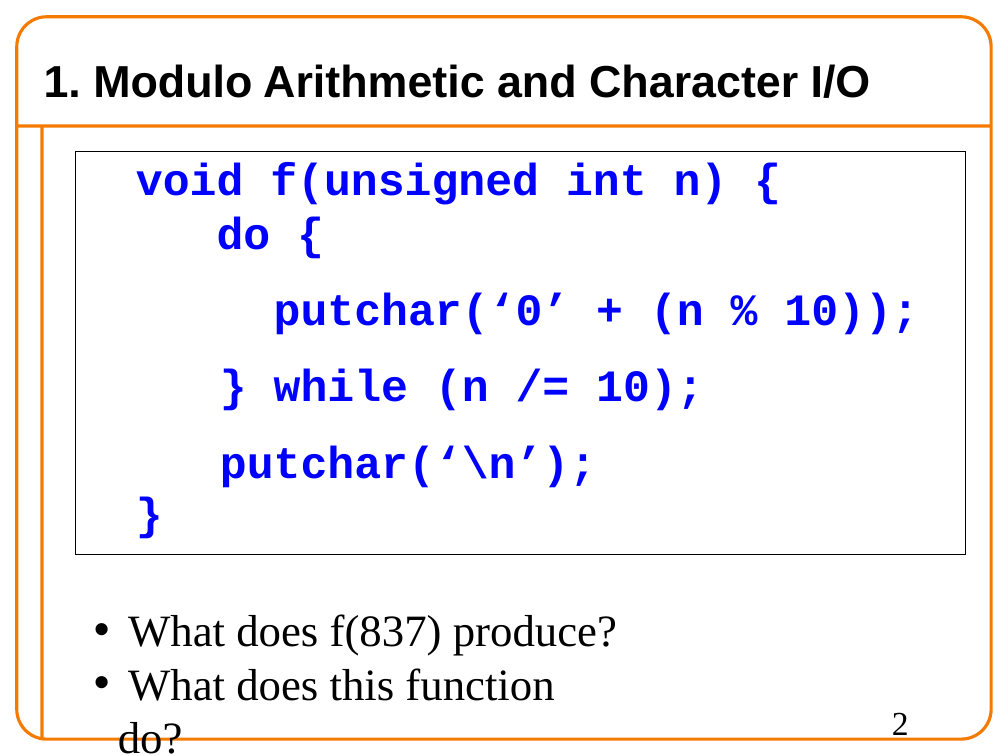
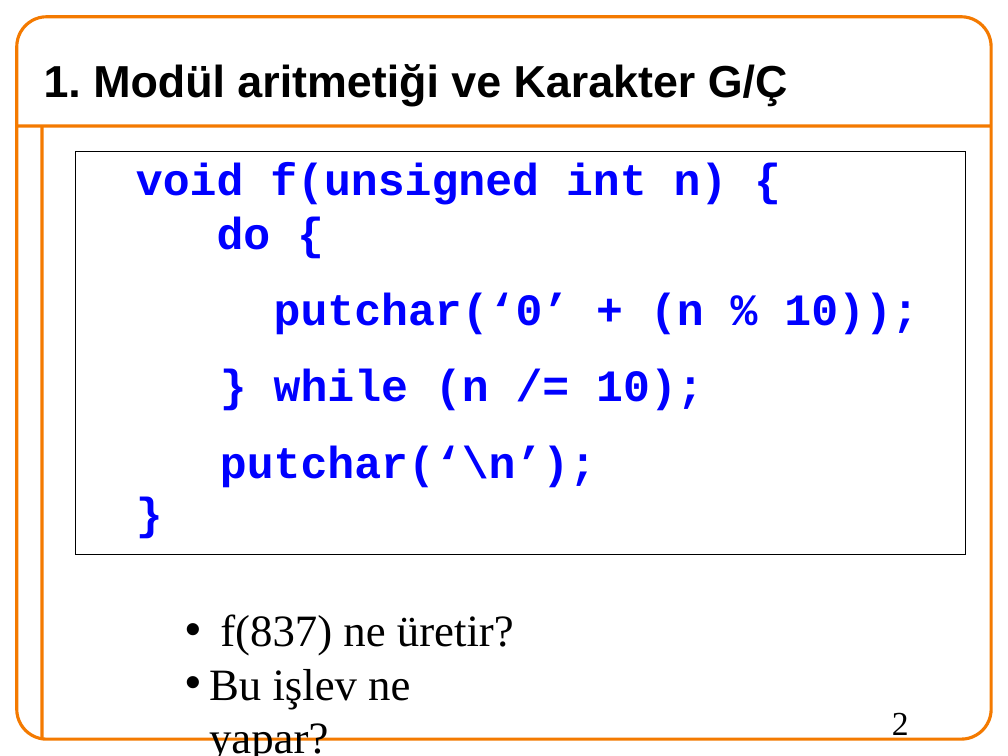
Before and after one commit to 19ceng/ceng201pro, a slide deck: slide 2 of 11mid.odp. Drawn at 1008x756 pixels with LibreOffice and Linux fonts; fonts in the diff are those of the drawing; background and template pictures are left out. Boxes give left, top, right and bottom in pixels: in the first picture for what was removed or moved away, otherwise in the second. Text is boxed around its words. In the diff, an @@ line names an element or a change of style, - is before the commit and + after.

```diff
--- a/11mid.odp
+++ b/11mid.odp
@@ title at (x1=44, y1=64, x2=788, y2=106): text changed @@
-1. Modulo Arithmetic and Character I/O
+1. Modül aritmetiği ve Karakter G/Ç
@@ text removed at (x1=128, y1=614, x2=617, y2=701) @@
-• What does f(837) produce?
-• What does this function do?
@@ text added at (x1=209, y1=614, x2=514, y2=756), 32 pt, text #000000 @@
+• f(837) ne üretir?
+• Bu işlev ne yapar?
```
Also in this commit, not shown: 10 other slides changed, 5 slides added, 6 slides removed, 5 other files.
